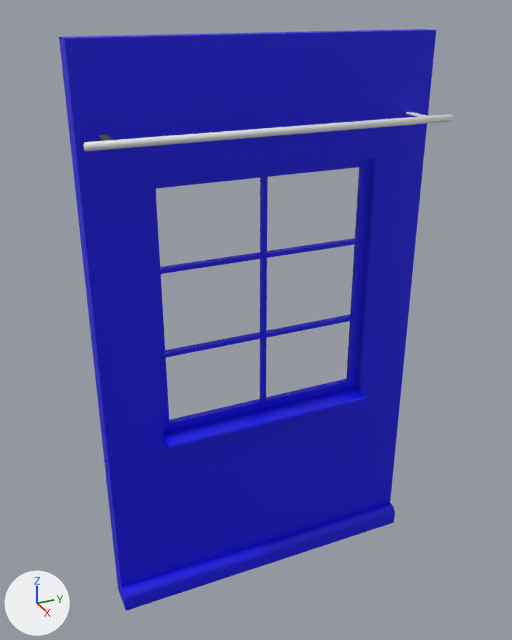
An edit to the FBX model Assets/Diorama/Meshes/WindowWall.fbx, drawn before and after from the same camera.
The view is the same before and after, from a 50 mm camera at (2.6, -0.46, 2.63) aimed at (0.02, 0.71, 1.34). The lights are fixed; the arrows at lower left show +X, +Y and +Z. Where no turn or scale is listed for an object, it has been applied to the vertices.

Before the edit, the objects in view are built like this:
```python
me_cube_009 = bpy.data.meshes.new('Cube.009')
me_cube_009.from_pydata(...)  # a box spanning x -0.08..0.08, y -0.015..0.015, z -0.005..0.005
me_cube_010 = bpy.data.meshes.new('Cube.010')
me_cube_010.from_pydata(...)  # a box spanning x -0.08..0.08, y -0.015..0.015, z -0.005..0.005
me_cube_010.materials.append(mat_metal)  # white #e7e7e7
me_cube_058 = bpy.data.meshes.new('Cube.058')
me_cube_058.from_pydata(...)  # 34 vertices, 31 faces; spans x -0.101..0.069, y -0.5..0.5, z -0.011..0.019
me_cube_058.materials.append(mat_wall)  # its picture is missing
me_cylinder_001 = bpy.data.meshes.new('Cylinder.001')
me_cylinder_001.from_pydata(...)  # 64 vertices, 50 faces; spans x -0.01..0.01, y -0.75..0.75, z -0.02..0.02
me_cylinder_001.materials.append(mat_metal)  # white #e7e7e7
ob_cube_009 = bpy.data.objects.new('Cube.009', me_cube_009)
ob_cube_009.location = (0.125, 0.1, 2.176)
ob_cube_010 = bpy.data.objects.new('Cube.010', me_cube_010)
ob_cube_010.location = (0.125, 1.4, 2.176)
ob_cube_038 = bpy.data.objects.new('Cube.038', me_cube_058)
ob_cube_038.location = (0.05, 0.75, 0.85)
ob_curtainpole = bpy.data.objects.new('CurtainPole', me_cylinder_001)
ob_curtainpole.location = (0.205, 0.75, 2.173)
# also in view: 'Baseboard' at (0.07, 0.75, 0.05); 'Cube.039' at (0.0, 0.75, 1.43); 'WindowWallBedroom' at (0.0, 0.75, 1.25)
```
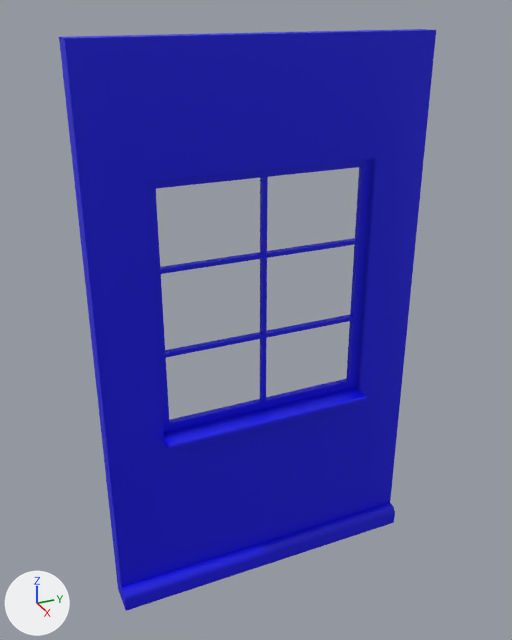
Where the newer file only moved an object's origin or applied its transform, the numbers keep the older frame.

Diff of the bpy script that builds the scene:
```diff
--- a/Assets/Diorama/Meshes/WindowWall.fbx.py
+++ b/Assets/Diorama/Meshes/WindowWall.fbx.py
@@ ob_curtainpole @@
-ob_curtainpole = bpy.data.objects.new('CurtainPole', me_cylinder_001)
-ob_curtainpole.location = (0.205, 0.75, 2.173)
@@ ob_cube_009 @@
-ob_cube_009 = bpy.data.objects.new('Cube.009', me_cube_009)
-ob_cube_009.location = (0.125, 0.1, 2.176)
@@ ob_cube_010 @@
-ob_cube_010 = bpy.data.objects.new('Cube.010', me_cube_010)
-ob_cube_010.location = (0.125, 1.4, 2.176)
```

Where the change shows, as pixel boxes (x1, y1, x2, y2) in the pictures (512 x 640 px):
'CurtainPole', deleted
    before: (83, 114, 453, 151)
'Cube.009', deleted
    before: (99, 134, 115, 141)
'Cube.010', deleted
    before: (406, 112, 428, 117)
